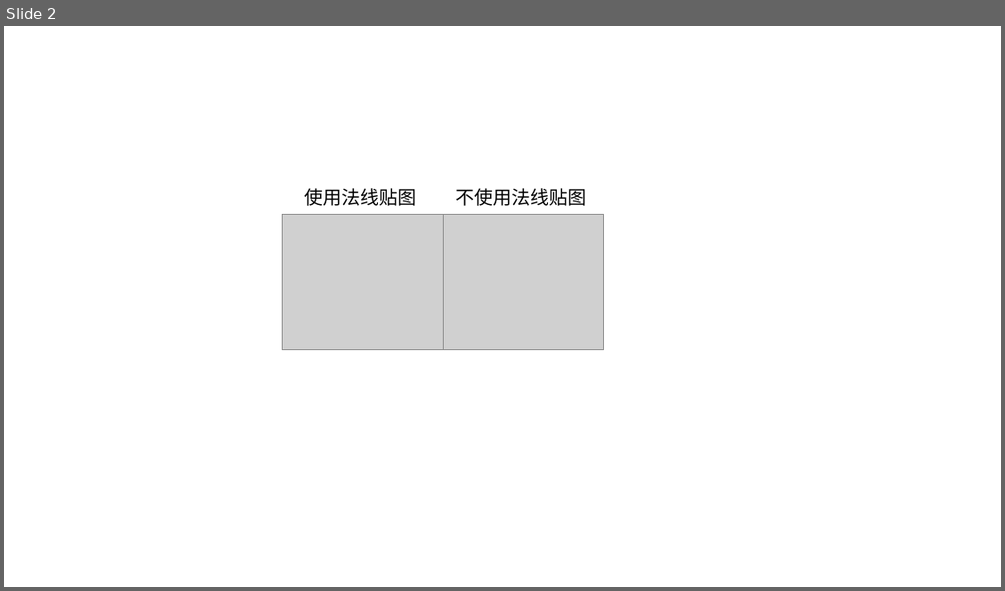
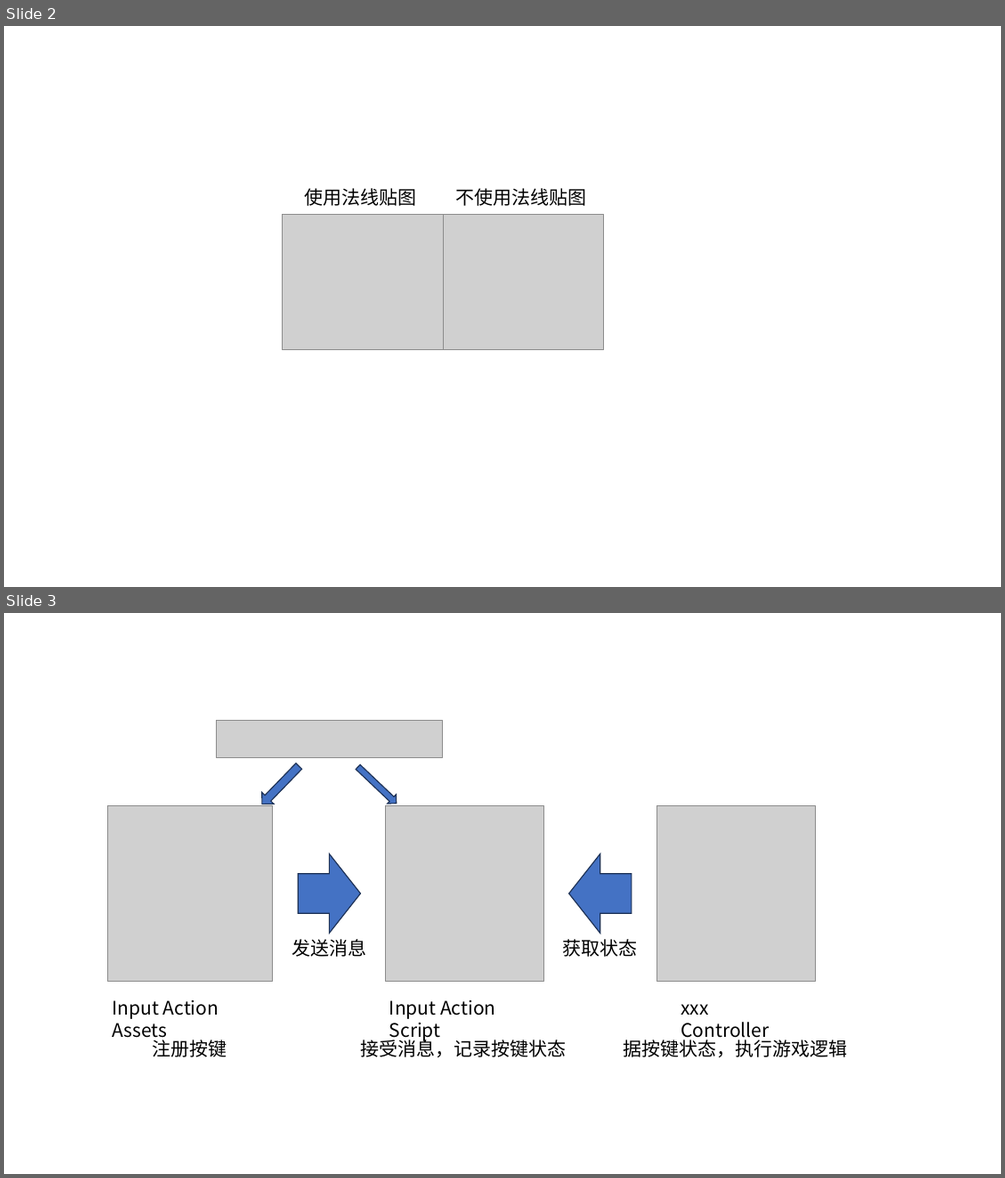
Before and after one commit to Unarimit/unarimit.github.io, a slide deck: docs/alignment helper.pptx. Shown one above the other, each under a label of ours: slide 2 before the commit, slides 2 and 3 after it. The pictures are 1005x591 and 1005x1178 pixels, drawn with LibreOffice and Linux fonts; fonts in the diff are those of the drawing; grey boxes stand for pictures. Boxes give left, top, right and bottom in pixels: in the first picture for what was removed or moved away, otherwise in the second. Text is boxed around its words. In the diff, an @@ line names an element or a change of style, - is before the commit and + after.

Commit message:
update InputSystem page

```diff
--- a/docs/alignment helper.pptx
+++ b/docs/alignment helper.pptx
@@ slide 3 added at <box>4,613,1001,1174</box>, background #FFFFFF @@
@@ picture added at <box>217,720,442,758</box> @@
@@ down arrow added at <box>256,761,305,811</box>, fill #4472C4, outline #1E3256 1 pt @@
@@ down arrow added at <box>354,763,401,808</box>, fill #4472C4, outline #1E3256 1 pt @@
@@ picture added at <box>108,806,273,981</box> @@
@@ picture added at <box>386,806,544,981</box> @@
@@ picture added at <box>657,806,816,981</box> @@
@@ right arrow added at <box>298,854,361,933</box>, fill #4472C4, outline #1E3256 1 pt @@
@@ right arrow added at <box>569,854,632,933</box>, fill #4472C4, outline #1E3256 1 pt @@
@@ text added at <box>291,939,366,957</box>, 18 pt, text #000000 @@
+发送消息
@@ text added at <box>562,939,637,957</box>, 18 pt, text #000000 @@
+获取状态
@@ text added at <box>113,1000,218,1041</box>, 18 pt, text #000000 @@
+Input Action Assets
@@ text added at <box>389,1000,495,1041</box>, 18 pt, text #000000 @@
+Input Action Script
@@ text added at <box>680,1004,769,1041</box>, 18 pt, text #000000 @@
+xxx Controller
@@ text added at <box>153,1037,227,1057</box>, 18 pt, text #000000 @@
+注册按键
@@ text added at <box>361,1037,566,1057</box>, 18 pt, text #000000 @@
+接受消息，记录按键状态
@@ text added at <box>623,1037,847,1057</box>, 18 pt, text #000000 @@
+据按键状态，执行游戏逻辑
```
Also in this commit, not shown: 5 other files.
